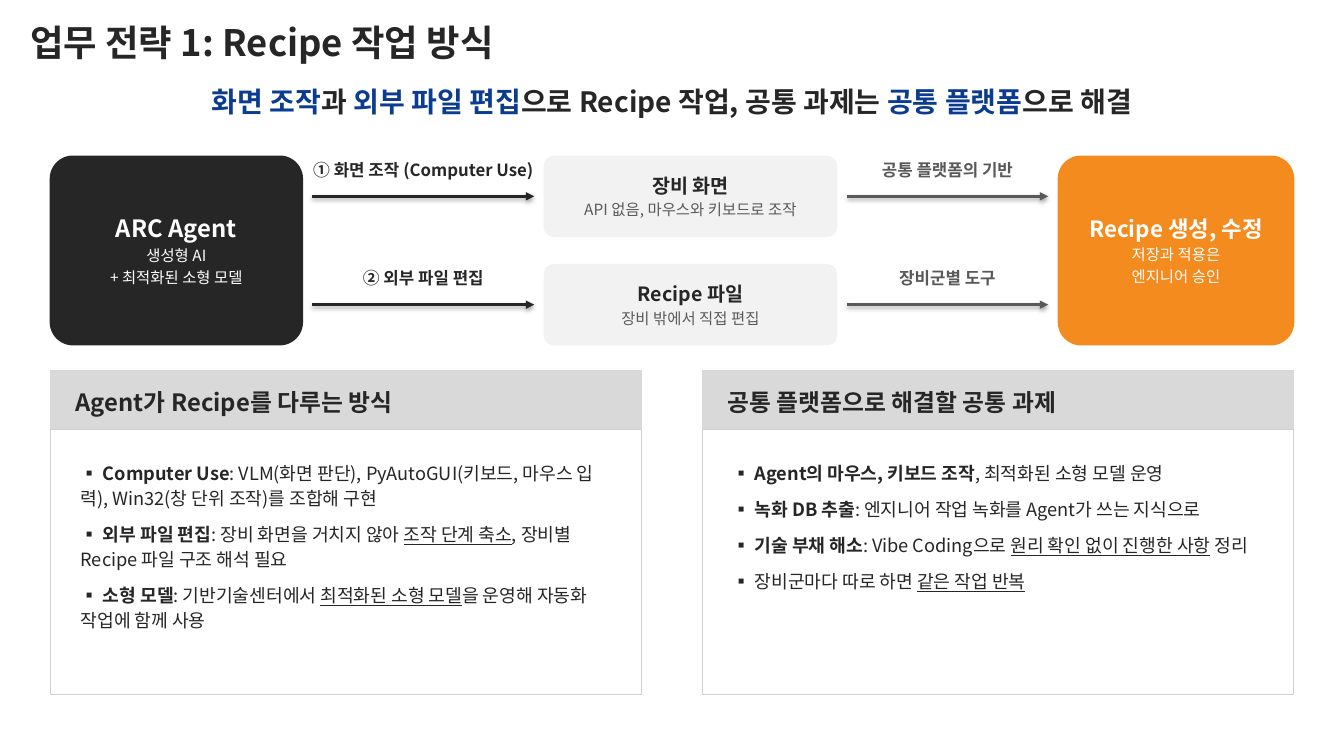
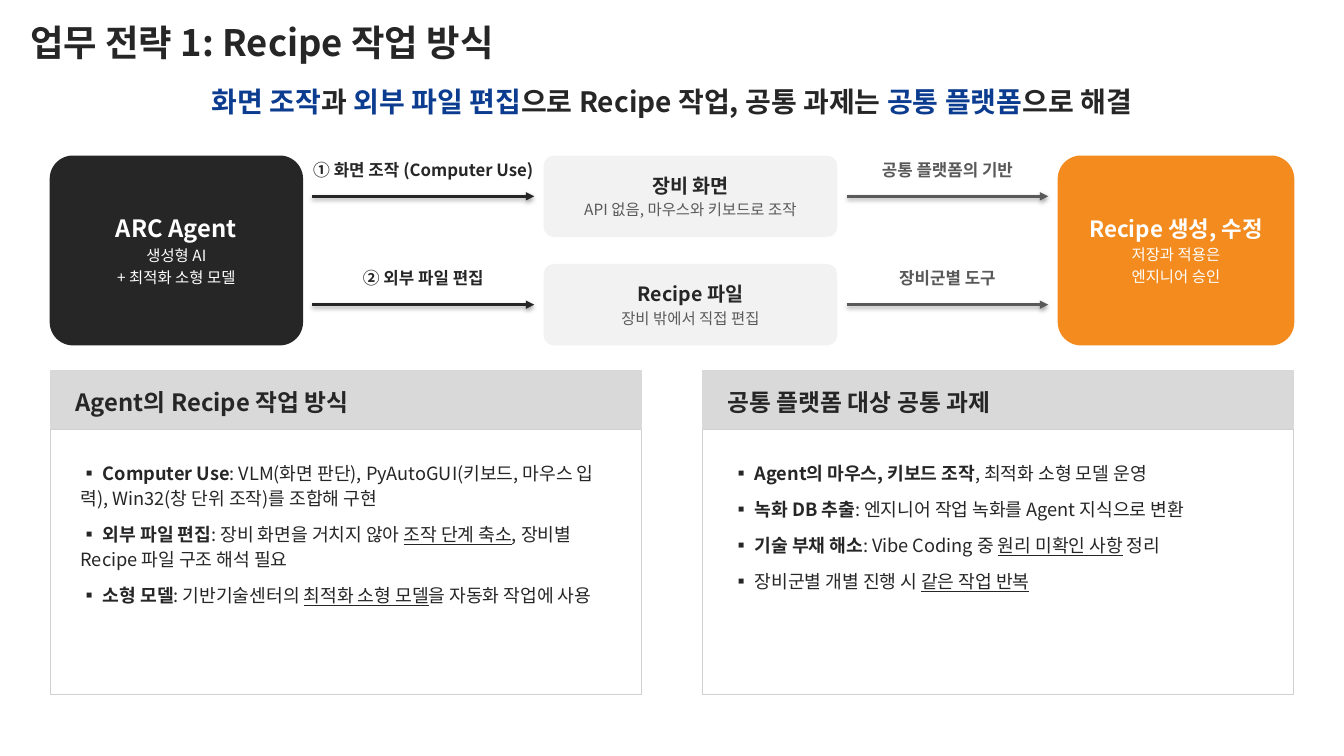
Before and after one commit to DarrenKoi/pm_notes, a slide deck: slide 4 of my-task/arc-tf/deliverables/arc-tf-proposal.pptx. Drawn at 1344x756 pixels with LibreOffice and Linux fonts; fonts in the diff are those of the drawing. Boxes give left, top, right and bottom in pixels: in the first picture for what was removed or moved away, otherwise in the second. Text is boxed around its words. In the diff, an @@ line names an element or a change of style, - is before the commit and + after.

```diff
--- a/my-task/arc-tf/deliverables/arc-tf-proposal.pptx
+++ b/my-task/arc-tf/deliverables/arc-tf-proposal.pptx
@@ text at box(129, 270, 235, 285): text changed @@
-+ 최적화된 소형 모델
++ 최적화 소형 모델
@@ text at box(76, 391, 349, 417): text changed @@
-Agent가 Recipe를 다루는 방식
+Agent의 Recipe 작업 방식
@@ text at box(727, 391, 990, 413): text changed @@
-공통 플랫폼으로 해결할 공통 과제
+공통 플랫폼 대상 공통 과제
@@ text at box(755, 464, 1183, 592): text changed @@
-▪ Agent의 마우스, 키보드 조작, 최적화된 소형 모델 운영
-▪ 녹화 DB 추출: 엔지니어 작업 녹화를 Agent가 쓰는 지식으로
-▪ 기술 부채 해소: Vibe Coding으로 원리 확인 없이 진행한 사항 정리
-▪ 장비군마다 따로 하면 같은 작업 반복
+▪ Agent의 마우스, 키보드 조작, 최적화 소형 모델 운영
+▪ 녹화 DB 추출: 엔지니어 작업 녹화를 Agent 지식으로 변환
+▪ 기술 부채 해소: Vibe Coding 중 원리 미확인 사항 정리
+▪ 장비군별 개별 진행 시 같은 작업 반복
@@ text at box(103, 586, 591, 606): text changed @@
-▪ 소형 모델: 기반기술센터에서 최적화된 소형 모델을 운영해 자동화 작업에 함께 사용
+▪ 소형 모델: 기반기술센터의 최적화 소형 모델을 자동화 작업에 사용
```
Also in this commit, not shown: 4 other slides changed, 9 other files.
